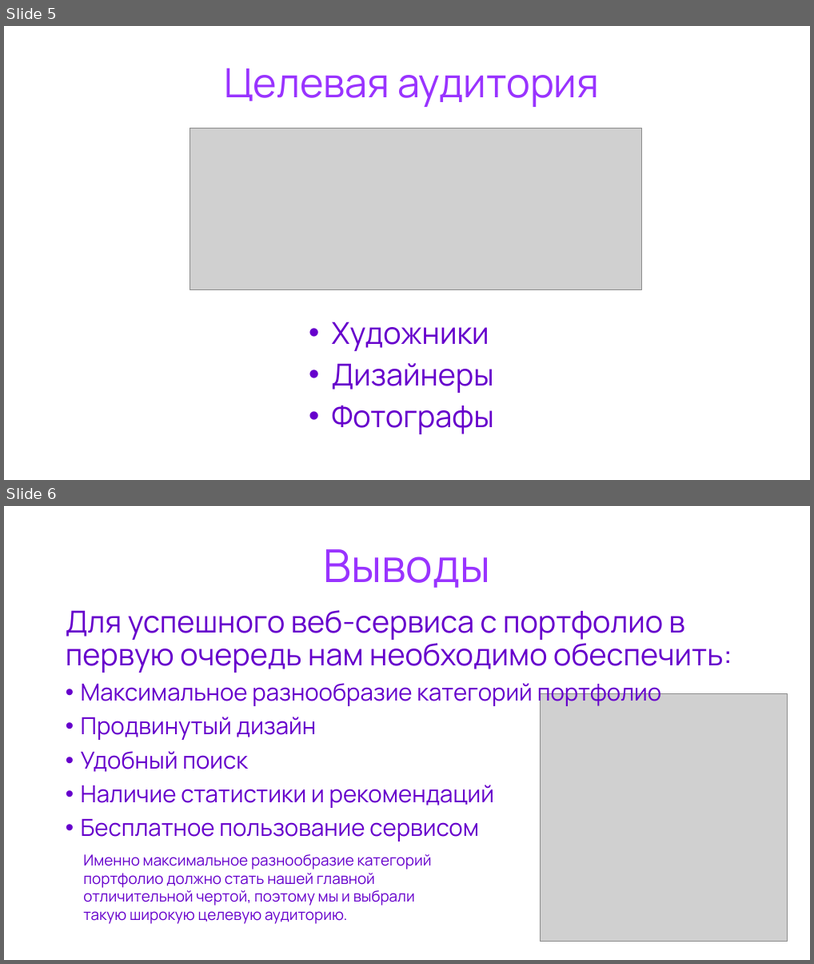
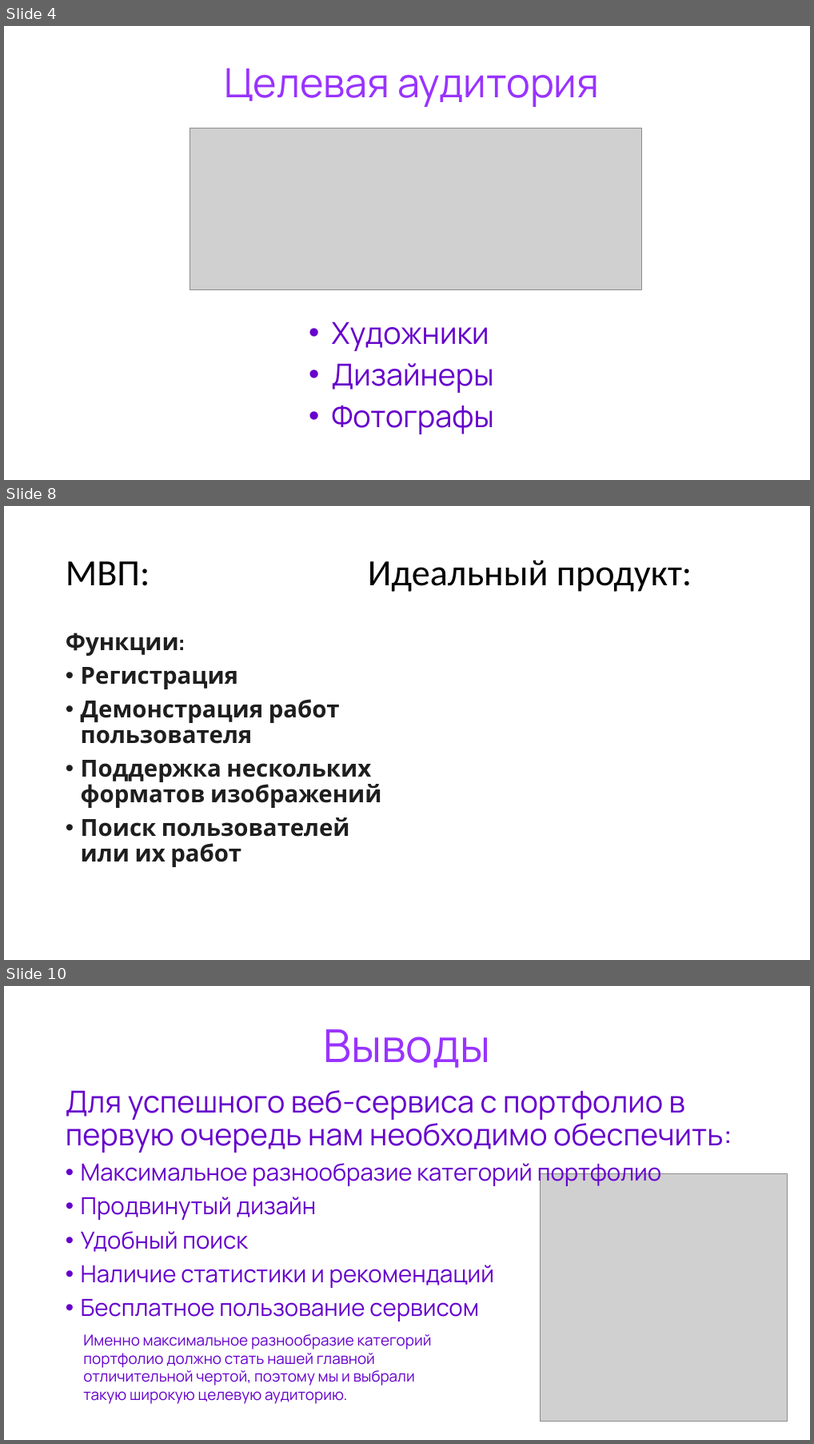
Before and after one commit to limurSC/WebProject, a slide deck: Аналитика/Проект — копия.pptx. Shown one above the other, each under a label of ours: slides 5 and 6 before the commit, slides 4, 8 and 10 after it; the slides between them are not shown. The pictures are 814x964 and 814x1444 pixels, drawn with LibreOffice and Linux fonts; fonts in the diff are those of the drawing; grey boxes stand for pictures. Boxes give left, top, right and bottom in pixels: in the first picture for what was removed or moved away, otherwise in the second. Text is boxed around its words. In the diff, an @@ line names an element or a change of style, - is before the commit and + after.

```diff
--- a/Аналитика/Проект — копия.pptx
+++ b/Аналитика/Проект — копия.pptx
@@ slide 8 added at [4,506,810,960], background #FFFFFF @@
@@ title added at [66,560,692,592], 44 pt, text #000000 @@
+МВП: Идеальный продукт:
@@ text added at [66,632,382,867], 28 pt, text #1E1E1E, bold @@
+Функции:
+• Регистрация
+• Демонстрация работ пользователя
+• Поддержка нескольких форматов изображений
+• Поиск пользователей или их работ
@@ what was slide 5 is now slide 4 @@
@@ what was slide 6 is now slide 10 @@
```
Also in this commit, not shown: 3 slides changed, 4 other slides added, 1 other file.
